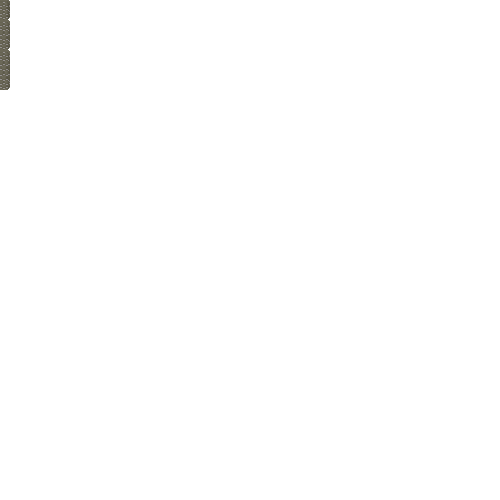
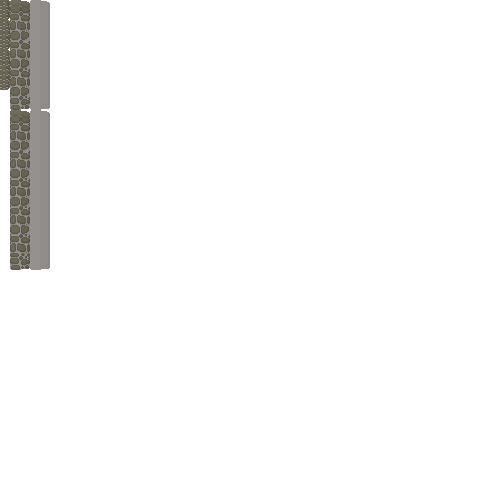
Comparing the layer stacks of the two w=500, h=500 images. Changes:
painted on "Background" over [10, 0, 50, 270]
